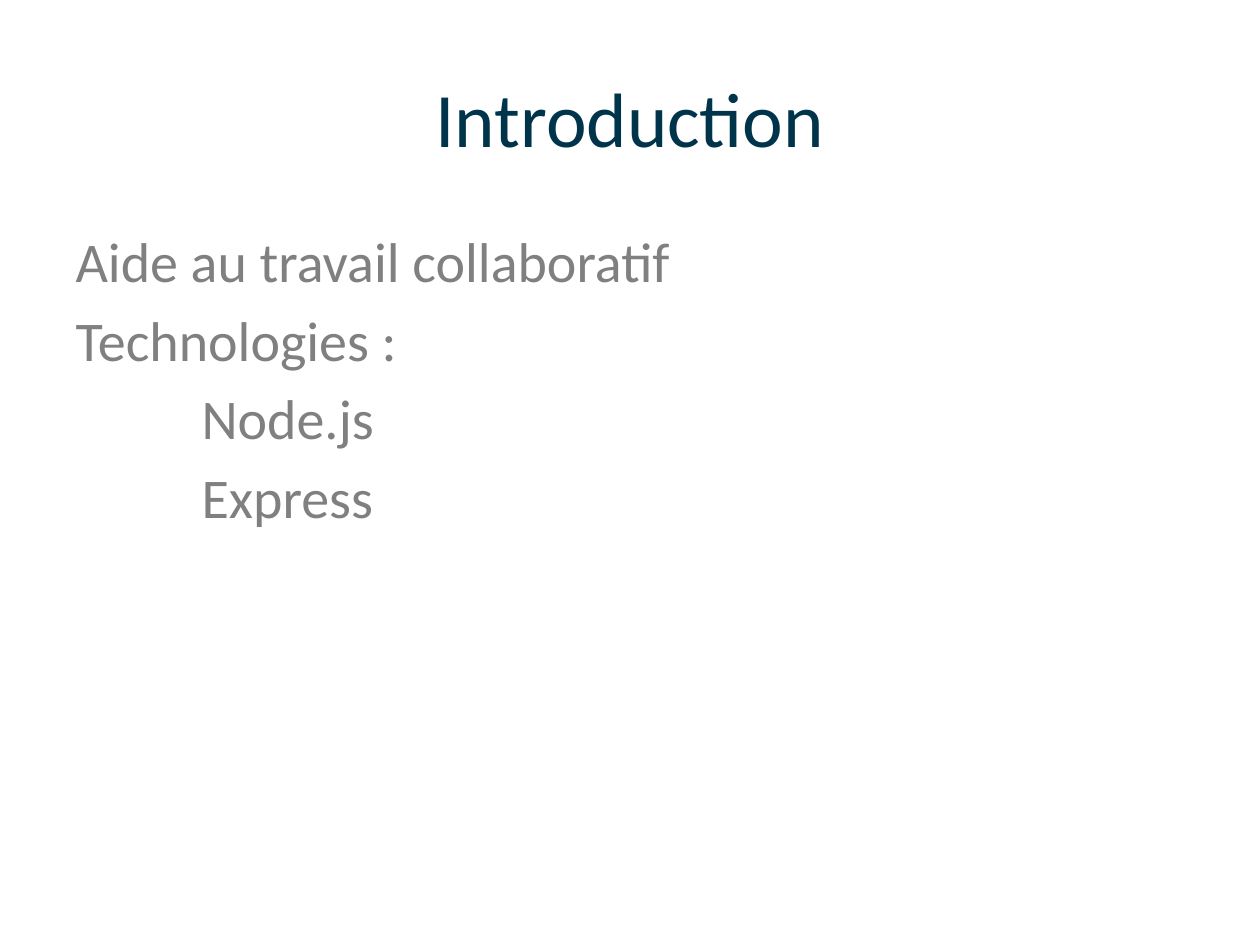
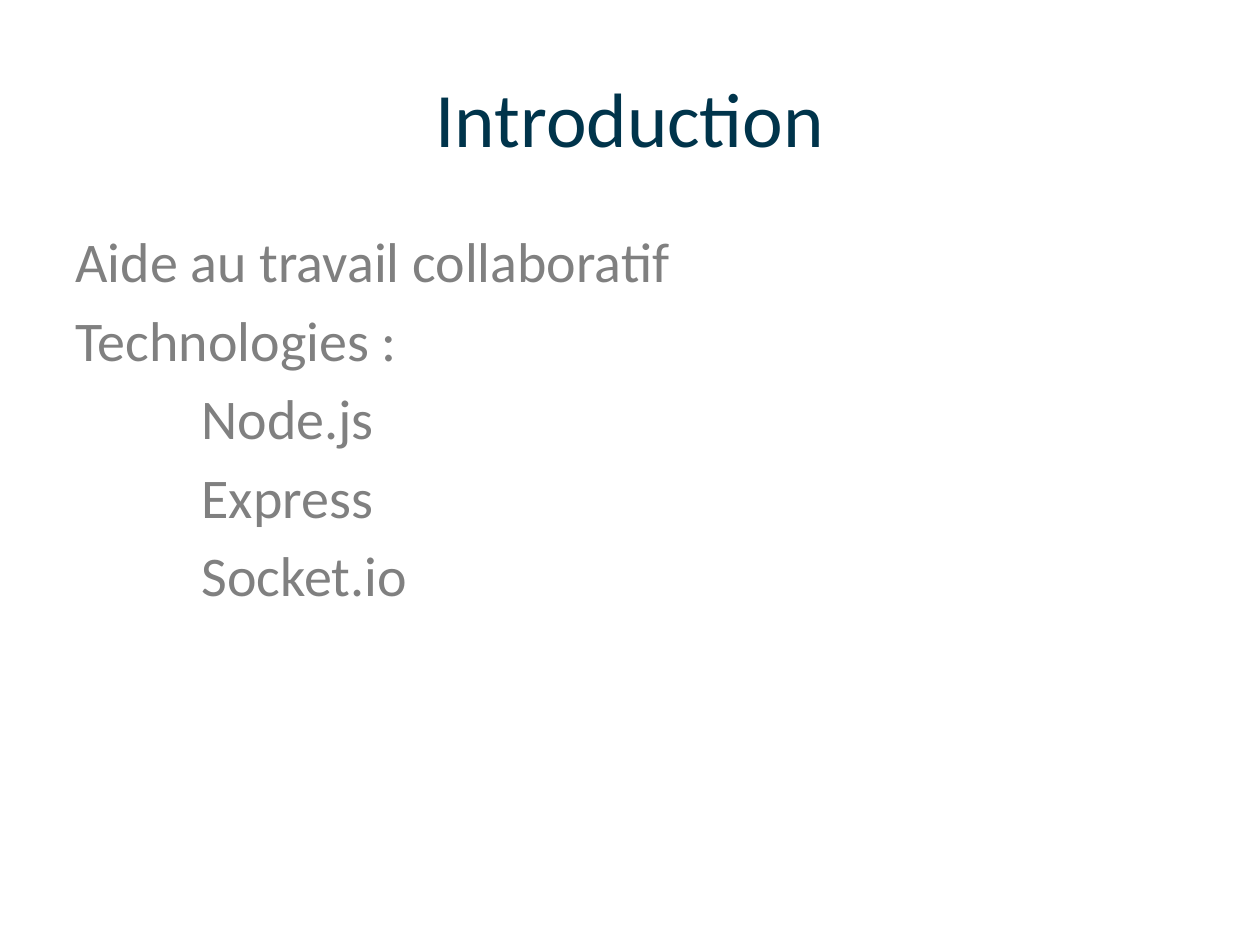
Before and after one commit to CuinierLena/OnlineSynergy, a slide deck: slide 3 of Présentation/Présentation.pptx. Drawn at 1260x945 pixels with LibreOffice and Linux fonts; fonts in the diff are those of the drawing; background and template pictures are left out. Boxes give left, top, right and bottom in pixels: in the first picture for what was removed or moved away, otherwise in the second. Text is boxed around its words. In the diff, an @@ line names an element or a change of style, - is before the commit and + after.

```diff
--- a/Présentation/Présentation.pptx
+++ b/Présentation/Présentation.pptx
@@ text at box(202, 557, 407, 597): paragraph added @@
+Socket.io
```
Also in this commit, not shown: 2 other slides changed.
